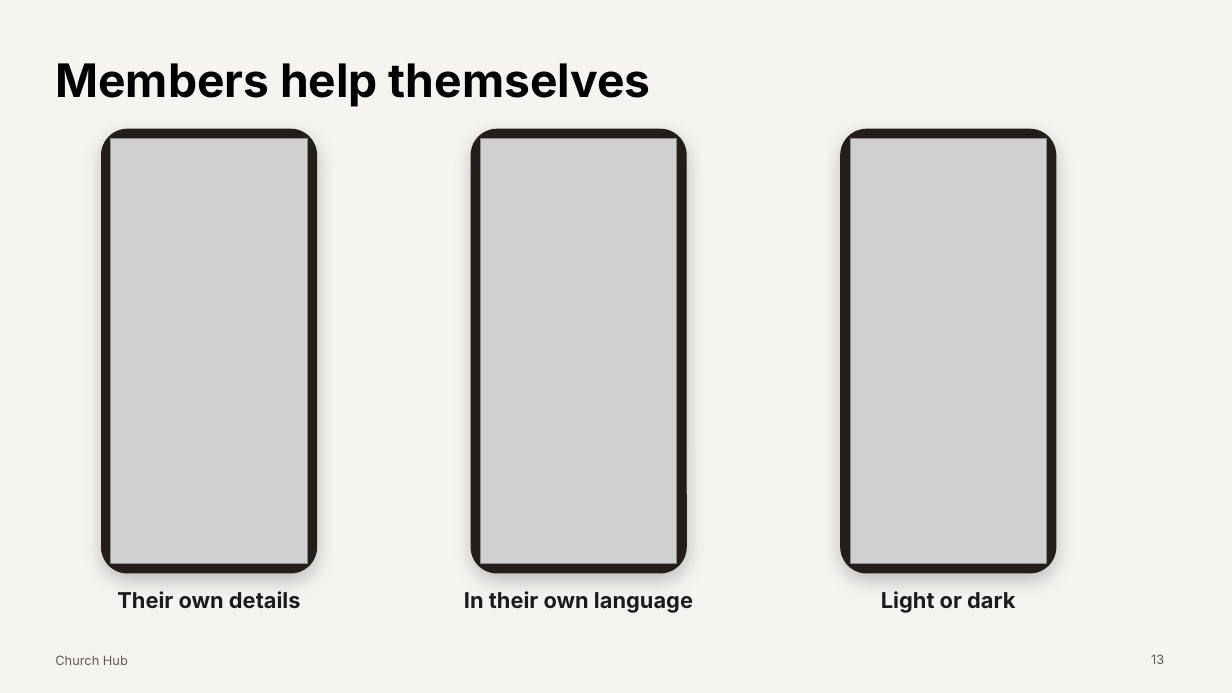
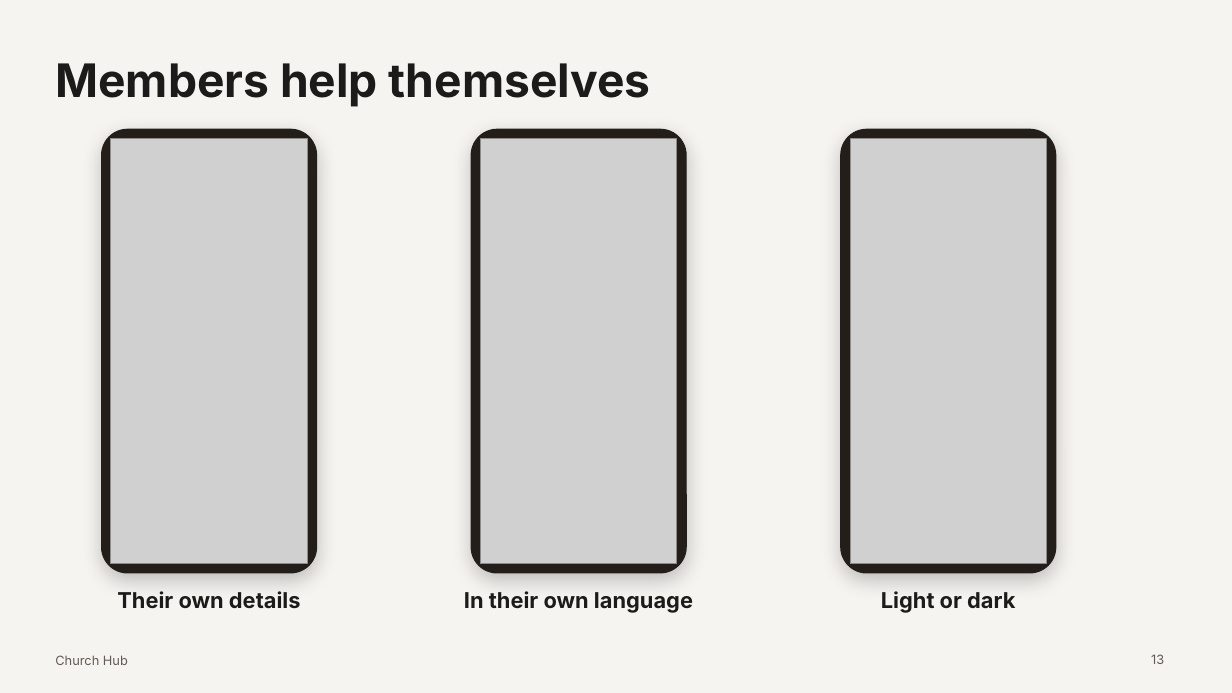
Before and after one commit to pian1966/church-hub, a slide deck: slide 13 of docs/presentation/church-hub-presentation.pptx. Drawn at 1232x693 pixels with LibreOffice and Linux fonts; fonts in the diff are those of the drawing; grey boxes stand for pictures. Boxes give left, top, right and bottom in pixels: in the first picture for what was removed or moved away, otherwise in the second. Text is boxed around its words. In the diff, an @@ line names an element or a change of style, - is before the commit and + after.

```diff
--- a/docs/presentation/church-hub-presentation.pptx
+++ b/docs/presentation/church-hub-presentation.pptx
@@ title "Members help themselves" at (x1=55, y1=63, x2=651, y2=107): text colour #000000 to #1D1B19 @@
```
Also in this commit, not shown: 16 other slides changed, 20 other files.
